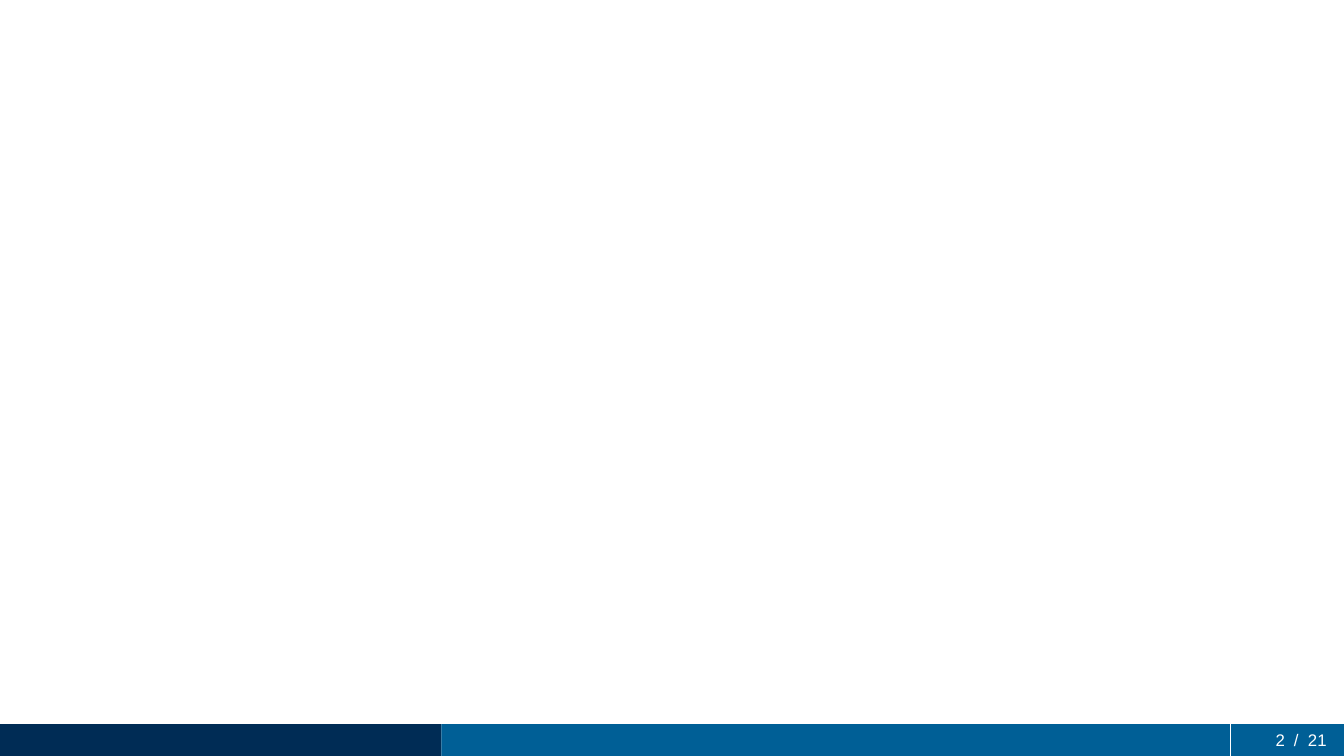
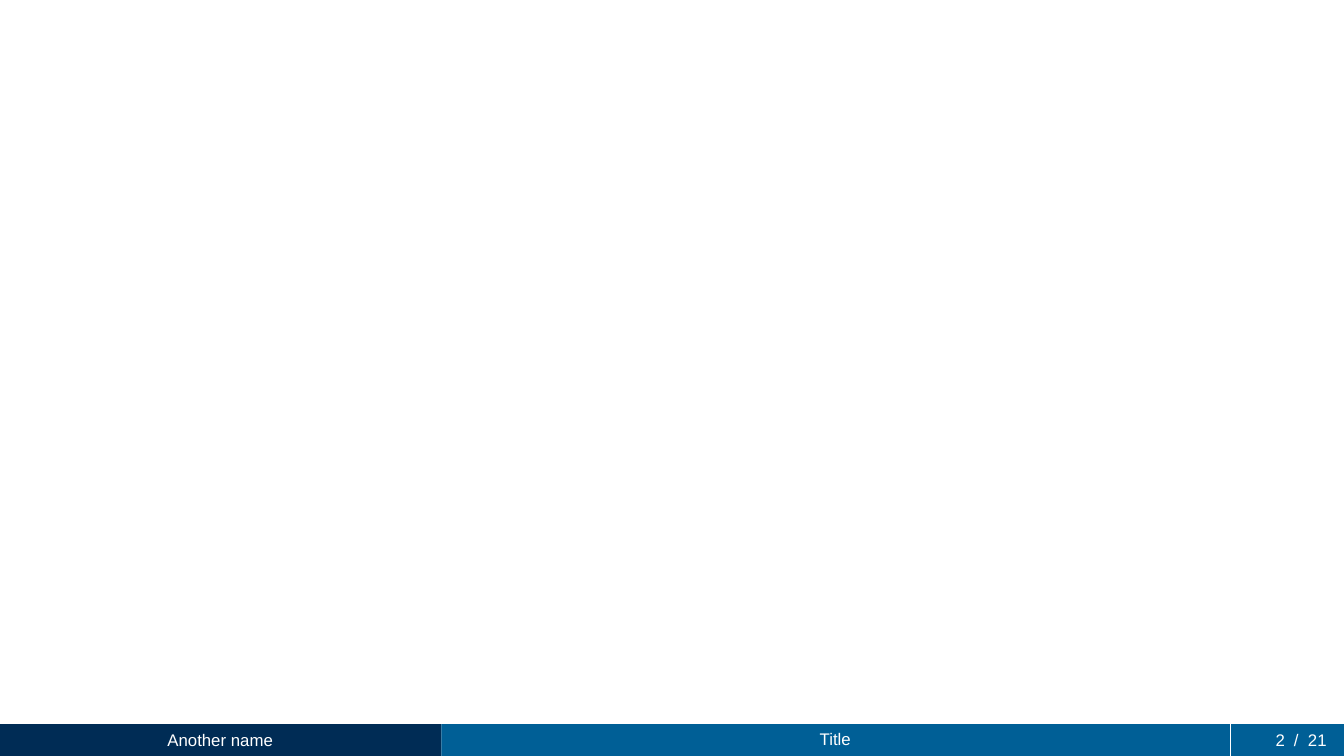
Before and after one commit to ArMiku/latex-UM-template, a slide deck: slide 2 of UN-template.potx. Drawn at 1344x756 pixels with LibreOffice and Linux fonts; fonts in the diff are those of the drawing; background and template pictures are left out. Boxes give left, top, right and bottom in pixels: in the first picture for what was removed or moved away, otherwise in the second. Text is boxed around its words. In the diff, an @@ line names an element or a change of style, - is before the commit and + after.

```diff
--- a/UN-template.potx
+++ b/UN-template.potx
@@ text added at (x1=167, y1=734, x2=273, y2=746), 12 pt, text #FFFFFF @@
+Another name
@@ text added at (x1=820, y1=733, x2=851, y2=745), 12 pt, text #FFFFFF @@
+Title
```
Also in this commit, not shown: 2 other slides changed.
